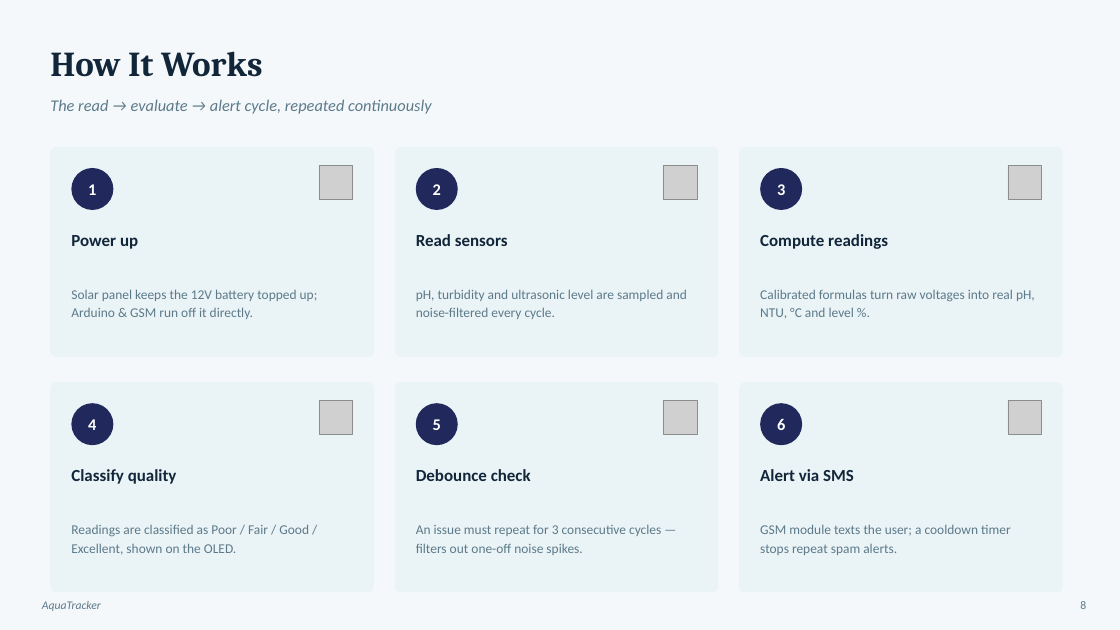
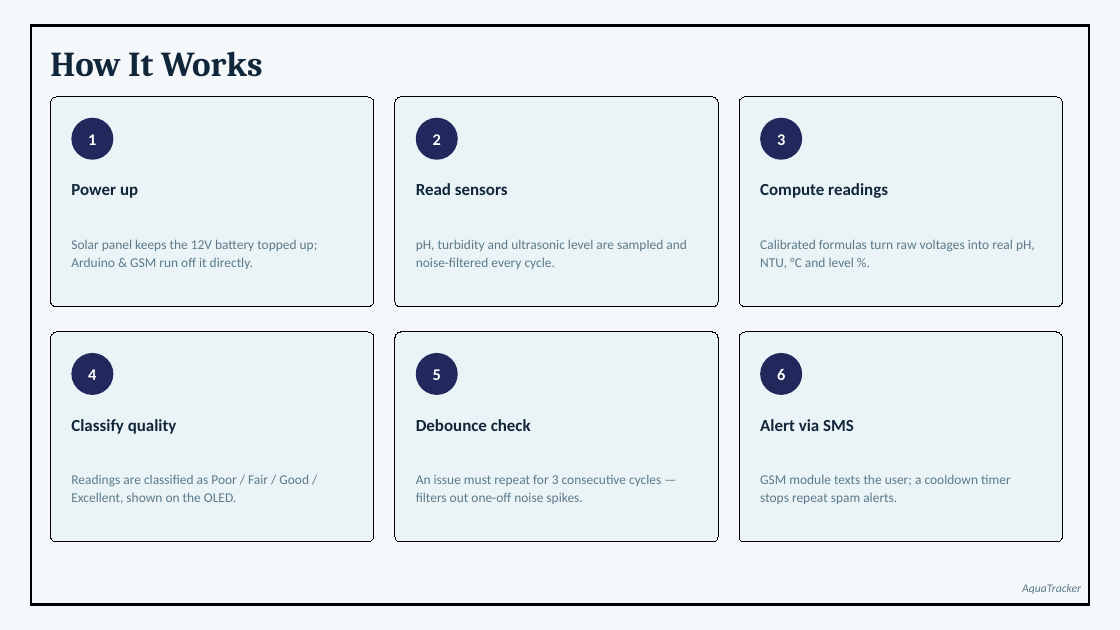
Before and after one commit to RahulR-007/AquaTracker, a slide deck: slide 8 of docs/presentations/AquaTracker_Presentation.pptx. Drawn at 1120x630 pixels with LibreOffice and Linux fonts; fonts in the diff are those of the drawing; grey boxes stand for pictures. Boxes give left, top, right and bottom in pixels: in the first picture for what was removed or moved away, otherwise in the second. Text is boxed around its words. In the diff, an @@ line names an element or a change of style, - is before the commit and + after.

```diff
--- a/docs/presentations/AquaTracker_Presentation.pptx
+++ b/docs/presentations/AquaTracker_Presentation.pptx
@@ rectangle added at bbox=[31, 26, 1090, 605], outline #000000 2.25 pt @@
@@ text removed at bbox=[50, 99, 431, 114] @@
-The read → evaluate → alert cycle, repeated continuously
@@ picture removed at bbox=[319, 166, 353, 199] @@
@@ picture removed at bbox=[664, 166, 697, 199] @@
@@ picture removed at bbox=[1008, 166, 1042, 199] @@
@@ 18 texts, 6 ellipses, 6 rounded rectangles: place and size @@
-18 texts, 6 ellipses, 6 rounded rectangles at bbox=[50, 147, 1063, 592]
+18 texts, 6 ellipses, 6 rounded rectangles at bbox=[50, 97, 1063, 542]
@@ outline none to #000000 0.75 pt in 6 elements at bbox=[50, 332, 374, 542], bbox=[395, 332, 718, 542], bbox=[50, 97, 374, 307], bbox=[395, 97, 718, 307], bbox=[739, 97, 1063, 307], bbox=[739, 332, 1063, 542] @@
@@ picture removed at bbox=[319, 401, 353, 434] @@
@@ picture removed at bbox=[664, 401, 697, 434] @@
@@ picture removed at bbox=[1008, 401, 1042, 434] @@
@@ text "AquaTracker": place and size @@
-text "AquaTracker" at bbox=[42, 601, 101, 611]
+text "AquaTracker" at bbox=[1022, 584, 1081, 594]
@@ text removed at bbox=[1080, 601, 1086, 609] @@
-8
```
Also in this commit, not shown: 10 other slides changed, 1 slide added, 1 slide removed, 2 other files.
